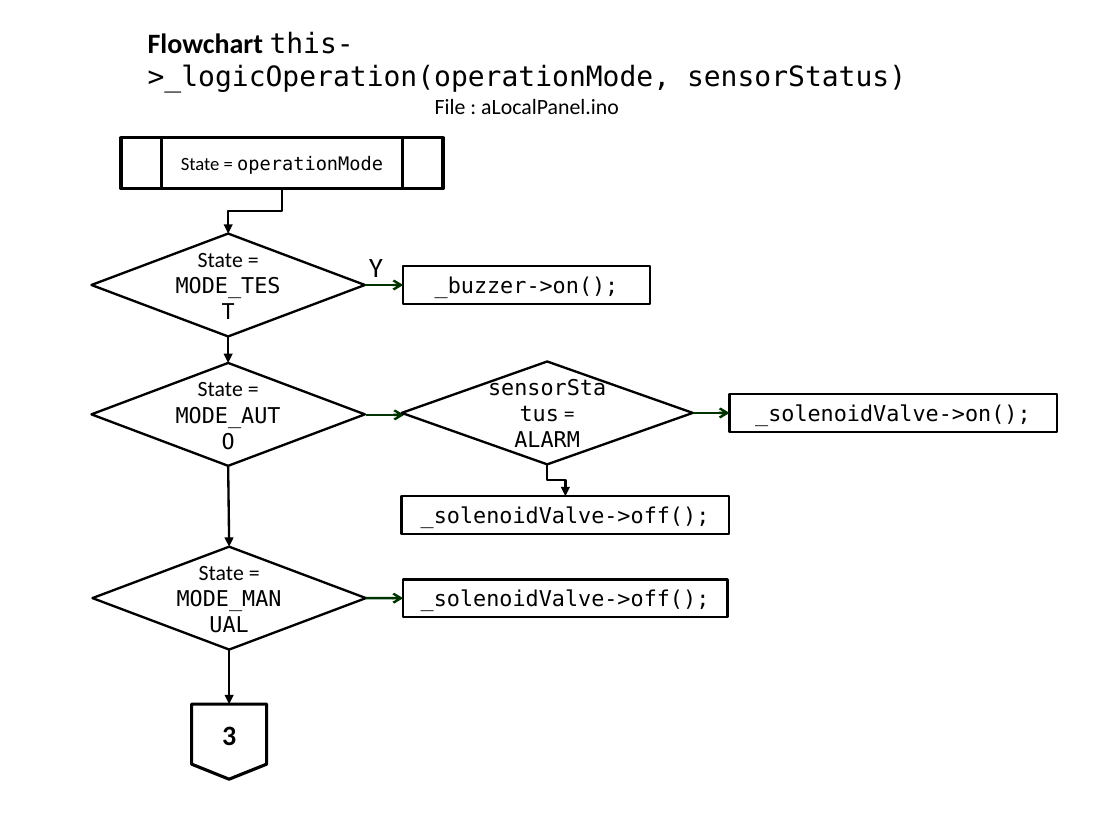
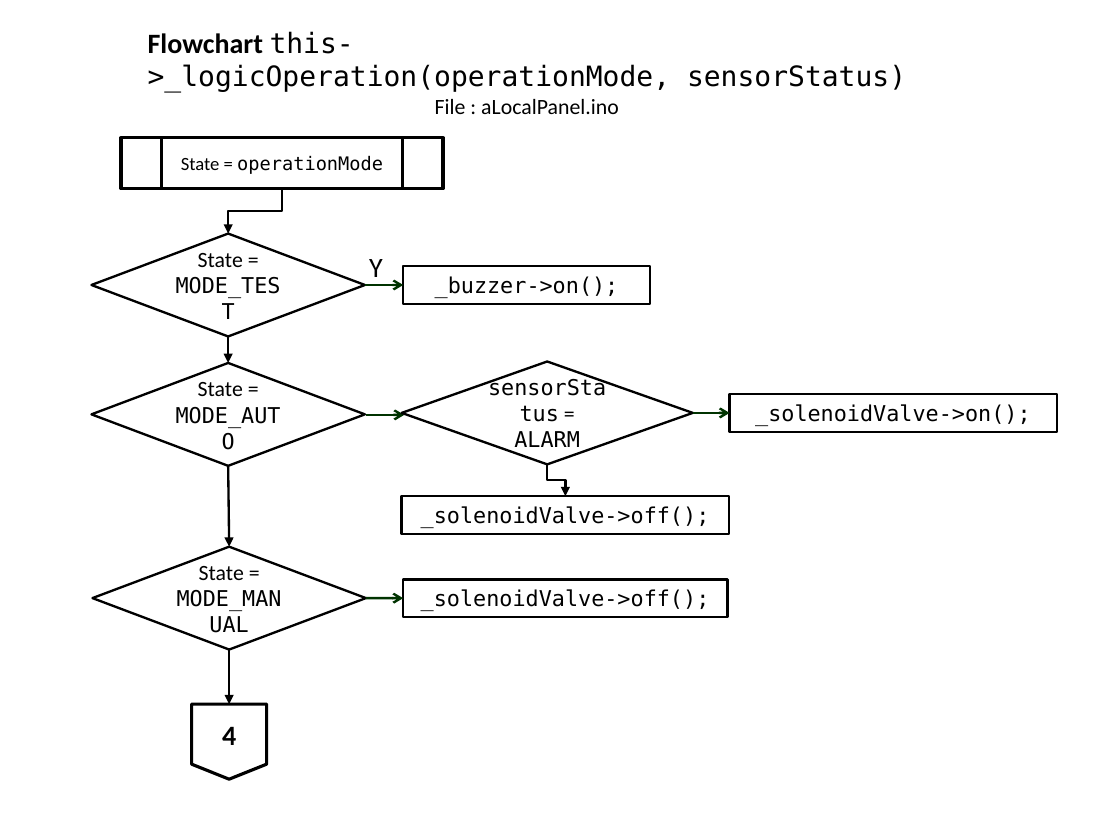
Before and after one commit to slametsampon/WFPS, a slide deck: slide 12 of resources/WFPS.pptx (slide 11 before the commit). Drawn at 1120x840 pixels with LibreOffice and Linux fonts; fonts in the diff are those of the drawing; background and template pictures are left out. Boxes give left, top, right and bottom in pixels: in the first picture for what was removed or moved away, otherwise in the second. Text is boxed around its words. In the diff, an @@ line names an element or a change of style, - is before the commit and + after.

```diff
--- a/resources/WFPS.pptx
+++ b/resources/WFPS.pptx
@@ text in flow chart offpage connector at bbox=[222, 726, 236, 745]: text changed @@
-3
+4
```
Also in this commit, not shown: 4 other slides changed, 1 slide added.
